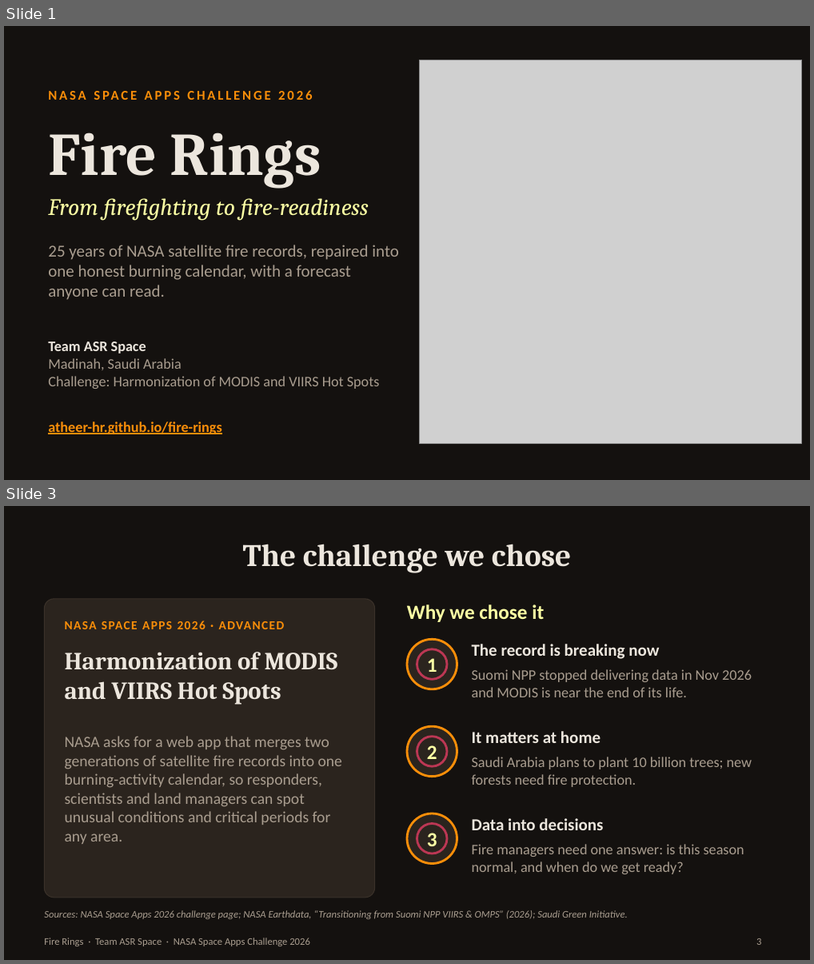
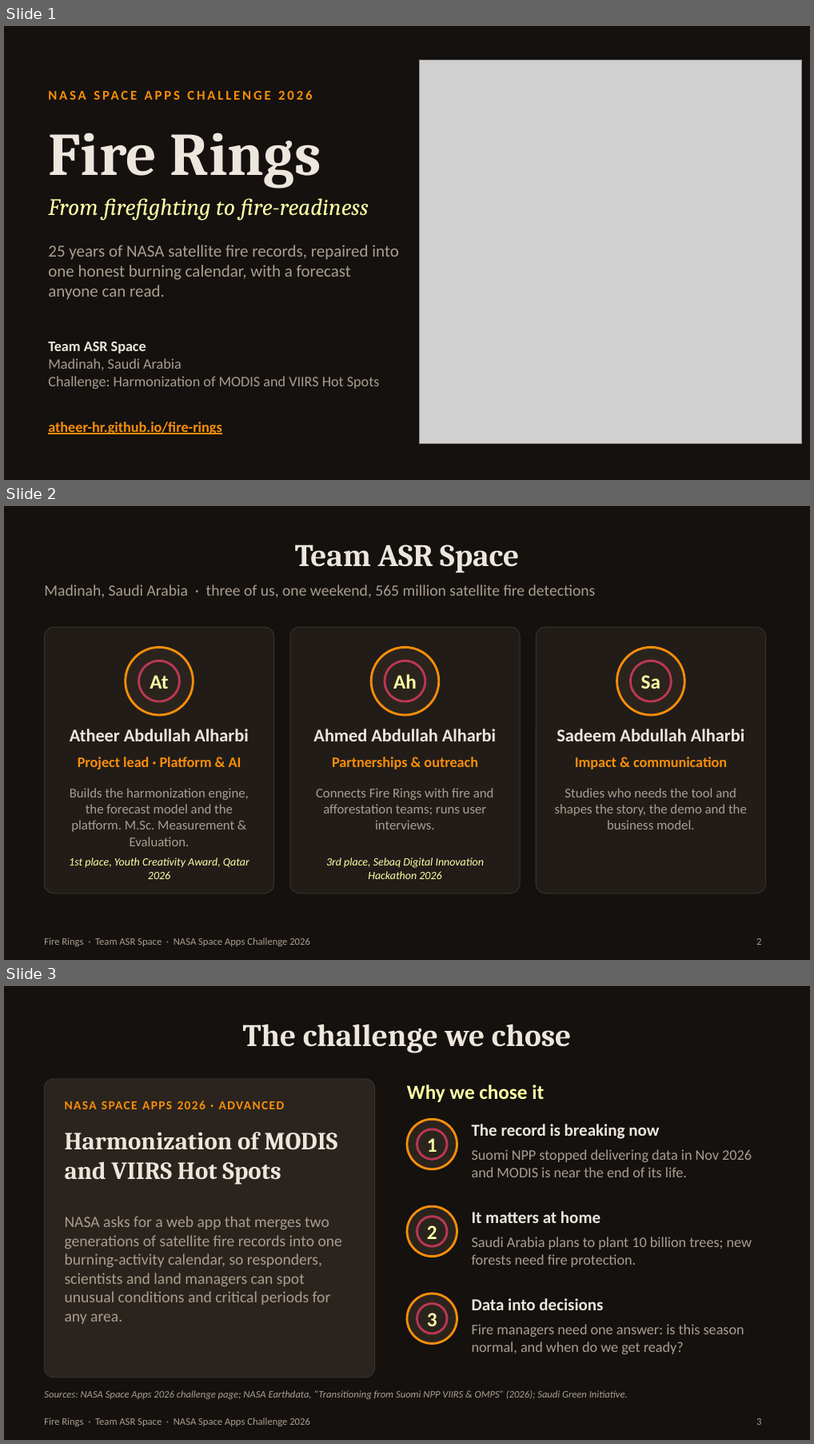
Before and after one commit to Atheer-Hr/fire-rings, a slide deck: submission/Fire-Rings-NASA-Space-Apps-2026.pptx. Shown one above the other, each under a label of ours: slides 1 and 3 before the commit, slides 1, 2 and 3 after it; the slides between them are not shown. The pictures are 814x964 and 814x1444 pixels, drawn with LibreOffice and Linux fonts; fonts in the diff are those of the drawing; grey boxes stand for pictures. Boxes give left, top, right and bottom in pixels: in the first picture for what was removed or moved away, otherwise in the second. Text is boxed around its words. In the diff, an @@ line names an element or a change of style, - is before the commit and + after.

```diff
--- a/submission/Fire-Rings-NASA-Space-Apps-2026.pptx
+++ b/submission/Fire-Rings-NASA-Space-Apps-2026.pptx
@@ slide 2 added at box(4, 506, 810, 960), background #14110F; not listed: 1 template element that a slide beside it also shows @@
@@ title added at box(295, 544, 519, 573), 28 pt, text #ECE6DD, bold @@
+Team ASR Space
@@ text added at box(44, 584, 596, 597), 14 pt, text #A99D8F @@
+Madinah, Saudi Arabia · three of us, one weekend, 565 million satellite fire detections
@@ rounded rectangle added at box(44, 627, 274, 893), fill #211C18, outline #3A3129 0.75 pt @@
@@ ellipse added at box(125, 647, 193, 715), fill #2B241E, outline #F98E09 2 pt @@
@@ rounded rectangle added at box(290, 627, 520, 893), fill #211C18, outline #3A3129 0.75 pt @@
@@ ellipse added at box(371, 647, 438, 715), fill #2B241E, outline #F98E09 2 pt @@
@@ rounded rectangle added at box(536, 627, 766, 893), fill #211C18, outline #3A3129 0.75 pt @@
@@ ellipse added at box(618, 647, 686, 715), fill #2B241E, outline #F98E09 2 pt @@
@@ ellipse added at box(138, 661, 179, 701), outline #BC3754 2 pt @@
@@ ellipse added at box(385, 661, 425, 701), outline #BC3754 2 pt @@
@@ ellipse added at box(630, 661, 671, 701), outline #BC3754 2 pt @@
@@ text added at box(150, 675, 168, 688), 18 pt, text #FCFFA4, bold @@
+At
@@ text added at box(394, 674, 417, 688), 18 pt, text #FCFFA4, bold @@
+Ah
@@ text added at box(642, 675, 661, 688), 18 pt, text #FCFFA4, bold @@
+Sa
@@ text added at box(70, 728, 248, 741), 16 pt, text #ECE6DD, bold @@
+Atheer Abdullah Alharbi
@@ text added at box(314, 728, 496, 741), 16 pt, text #ECE6DD, bold @@
+Ahmed Abdullah Alharbi
@@ text added at box(557, 728, 745, 741), 16 pt, text #ECE6DD, bold @@
+Sadeem Abdullah Alharbi
@@ text added at box(78, 756, 242, 769), 13 pt, text #F98E09, bold @@
+Project lead · Platform & AI
@@ text added at box(332, 756, 478, 769), 13 pt, text #F98E09, bold @@
+Partnerships & outreach
@@ text added at box(575, 756, 727, 769), 13 pt, text #F98E09, bold @@
+Impact & communication
@@ text added at box(70, 788, 249, 846), 12 pt, text #A99D8F @@
+Builds the harmonization engine, the forecast model and the platform. M.Sc. Measurement & Evaluation.
@@ text added at box(316, 788, 494, 829), 12 pt, text #A99D8F @@
+Connects Fire Rings with fire and afforestation teams; runs user interviews.
@@ text added at box(555, 788, 747, 829), 12 pt, text #A99D8F @@
+Studies who needs the tool and shapes the story, the demo and the business model.
@@ text added at box(69, 857, 250, 879), 10 pt, text #FCFFA4, italic @@
+1st place, Youth Creativity Award, Qatar 2026
@@ text added at box(326, 857, 484, 879), 10 pt, text #FCFFA4, italic @@
+3rd place, Sebaq Digital Innovation Hackathon 2026
@@ page number added at box(757, 938, 762, 944), 9 pt, text #A99D8F @@
+2
```
Also in this commit, not shown: 1 slide removed.
